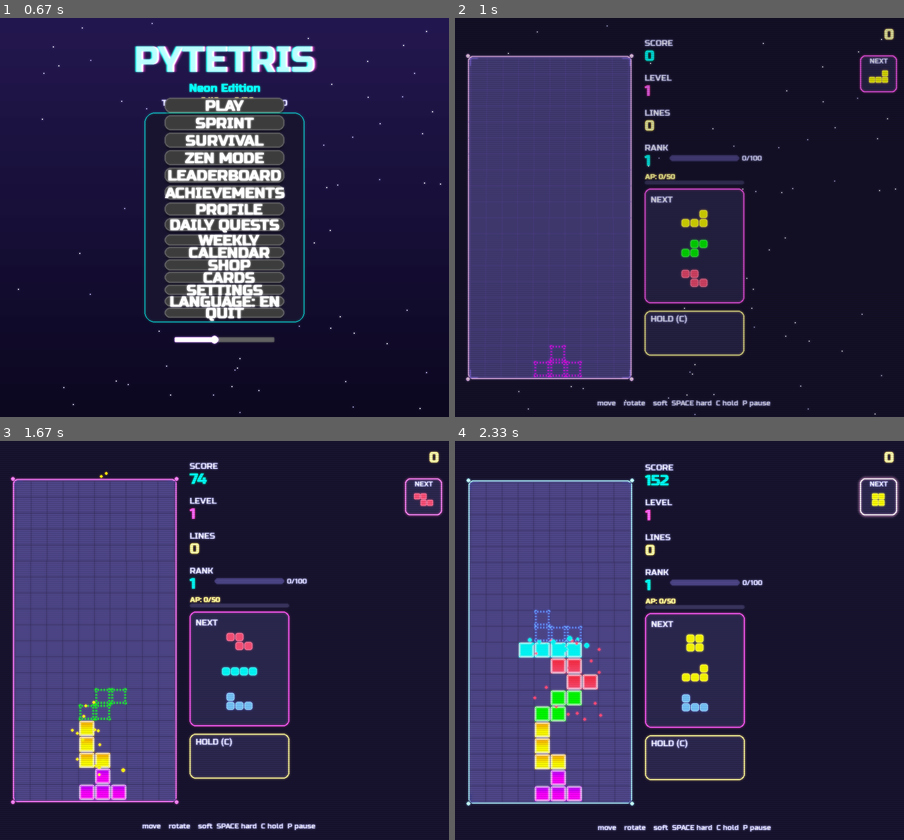
Above: before the commit, frames 1-4 (two rows, left to right).
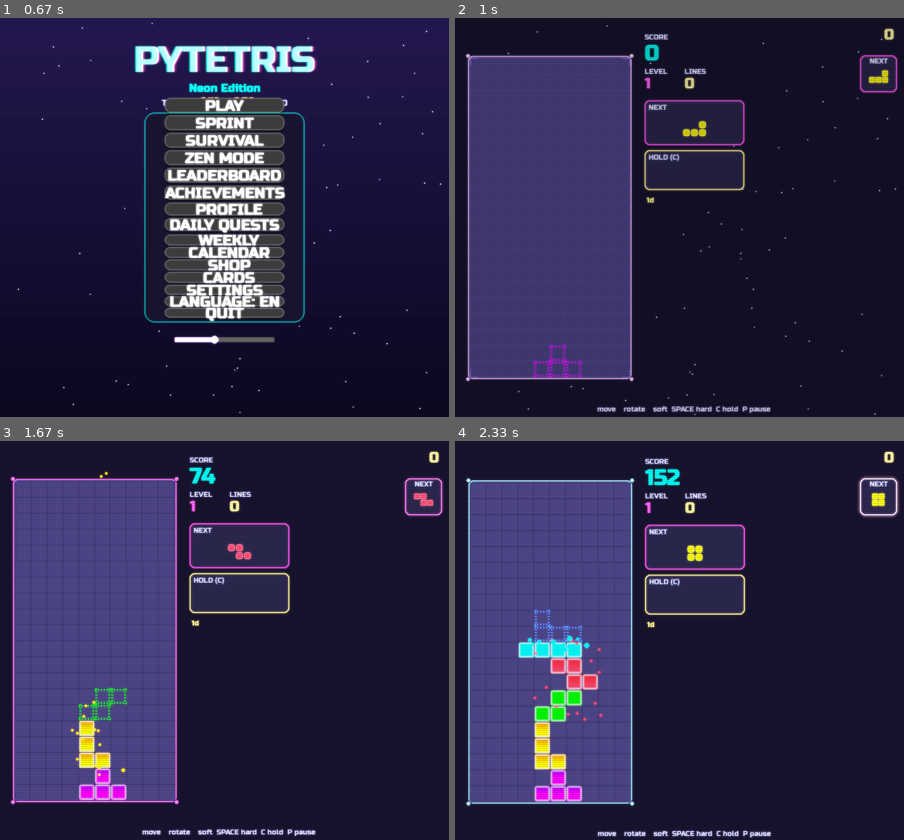
Above: after the commit, the same moments.

Repository: Folombas/PyGame2026
Game: pygame game, started from PyTetris/main.py
Same seed, same stepped clock (60 frames per second), same inputs: the game is played once before the commit and once after it.
Inputs (mouse positions are in pixels of both pictures, inside the frame that each line leads up to):
- Up to frame 1 (0.67 s): tap Enter at 0.33 s
- Up to frame 2 (1 s): click "🏅 0/10 🃏 0/20" at 0.72 s
- Up to frame 3 (1.67 s): tap Space at 1, 1.4 s; hold Up from 1.33 s (still down); move the mouse to (116, 644) at 1.37 s
- Up to frame 4 (2.33 s): tap Space at 1.7, 1.9, 2.2 s; release Up at 1.8 s; hold Right 1.83-2.3 s; move the mouse to (540, 580) at 1.87 s

Frame 1 is identical in both runs. In frame 2, 10% of the frame differs, in the area x 31-71%, y 3-99%; in frame 3, 15%; in frame 4, 15%, in the area x 31-71%, y 4-100%.

Commit message:
style(ui): compact HUD — only essentials, no clutter

Diff:
--- a/PyTetris/ui.py
+++ b/PyTetris/ui.py
@@ -861,119 +861,72 @@
     back_btn.rect.y = HEIGHT - 60
     back_btn.draw(surf)
 def draw_hud(surf, game, sidebar_x, t, meta):
+    """Компактный HUD — только самое нужное."""
     x = sidebar_x
-    y = 40
-    if getattr(game, 'mode', 'classic') == 'survival':
-        labels = [(locale.t("score"), str(game.score), ACCENT),
-                  (locale.t("lines"), str(game.lines), GOLD),
-                  ("GARBAGE", f"{int(game.garbage_timer/1000)}s", S.DANGER)]
-    elif getattr(game, 'mode', 'classic') == 'sprint':
-        labels = [(locale.t("time"), f"{game.elapsed_time/1000:.1f}s", ACCENT),
-                  (locale.t("goal"), f"{game.lines}/40", GOLD)]
-    else:
-        labels = [(locale.t("score"), str(game.score), ACCENT),
-                  (locale.t("level"), str(game.level), ACCENT2),
-                  (locale.t("lines"), str(game.lines), GOLD)]
-    for label, val, col in labels:
-        l = F_SMALL.render(label, True, MUTED)
-        surf.blit(l, (x, y))
-        v = F_H2.render(val, True, col)
-        # Обводка для цифр
-        v_outline = F_H2.render(val, True, (0, 0, 0))
-        surf.blit(v_outline, (x - 1, y + 18 - 1))
-        surf.blit(v_outline, (x + 1, y + 18 + 1))
-        surf.blit(v, (x, y + 18))
-        y += 70
-
-    player_level = meta.get('player_level', 1)
-    xp = meta.get('xp', 0)
-    xp_needed = meta.get('xp_needed', 100)
-    rank_lab = F_SMALL.render(locale.t("rank"), True, MUTED)
-    surf.blit(rank_lab, (x, y))
-    rank_val = F_H2.render(str(player_level), True, ACCENT)
-    surf.blit(rank_val, (x, y + 18))
-
-    bar_x = x + 50
-    bar_y = y + 25
-    bar_w, bar_h = 140, 12
-    pygame.draw.rect(surf, (40, 36, 70), (bar_x, bar_y, bar_w, bar_h), border_radius=6)
-    fill = min(1.0, xp / xp_needed) if xp_needed else 0
-    if fill > 0:
-        pygame.draw.rect(surf, ACCENT, (bar_x, bar_y, int(bar_w * fill), bar_h), border_radius=6)
-    xp_txt = F_TINY.render(f"{xp}/{xp_needed}", True, MUTED)
-    surf.blit(xp_txt, (bar_x + bar_w + 5, bar_y - 2))
-    y += 60
-
-    # Rank progression bar
-    try:
-        from meta import get_achievement_points, get_global_rank
-        from meta import PLAYER_TITLES
-        ap = get_achievement_points(meta)
-        rank = get_global_rank(meta)
-        # next rank threshold
-        next_th = None
-        for th, _, _, _ in PLAYER_TITLES:
-            if th > ap:
-                next_th = th
-                break
-        if next_th is not None:
-            prev_th = 0
-            for th, _, _, _ in PLAYER_TITLES:
-                if th <= ap:
-                    prev_th = th
-            range_size = next_th - prev_th
-            progress = (ap - prev_th) / range_size if range_size > 0 else 1.0
-            r_lab = F_TINY.render(f"AP: {ap}/{next_th}", True, GOLD)
-            surf.blit(r_lab, (x, y))
-            rbar = pygame.Rect(x, y + 16, 200, 8)
-            draw_progress_bar(surf, rbar.x, rbar.y, rbar.w, rbar.h, progress, GOLD)
-            y += 32
-    except Exception:
-        pass
-
-    # Next (3 pieces)
-    nb = pygame.Rect(x, y, 200, 230)
-    pygame.draw.rect(surf, (22, 20, 40), nb, border_radius=12)
-    pygame.draw.rect(surf, ACCENT2, nb, 2, border_radius=12)
-    lab = F_SMALL.render(locale.t("next"), True, MUTED)
-    surf.blit(lab, (x + 12, y + 12))
-
-    for i, piece in enumerate(game.next_queue):
-        draw_piece_mini(surf, piece.shape, piece.color,
-                        nb.centerx, nb.y + 60 + i * 60, cell=18)
-
-    y += 245
+    y = 30
+
+    # SCORE — большой
+    l = F_TINY.render(locale.t("score"), True, MUTED)
+    surf.blit(l, (x, y))
+    v = F_H1.render(str(game.score), True, ACCENT)
+    surf.blit(v, (x, y + 14))
+    y += 14 + 55
+
+    # LEVEL + LINES в строку
+    ll = F_TINY.render(locale.t("level"), True, MUTED)
+    surf.blit(ll, (x, y))
+    lv = F_TINY.render(locale.t("lines"), True, MUTED)
+    surf.blit(lv, (x + 80, y))
+    v1 = F_H2.render(str(game.level), True, ACCENT2)
+    surf.blit(v1, (x, y + 14))
+    v2 = F_H2.render(str(game.lines), True, GOLD)
+    surf.blit(v2, (x + 80, y + 14))
+    y += 14 + 42 + 10
+
+    # NEXT
+    nb = pygame.Rect(x, y, 200, 90)
+    pygame.draw.rect(surf, (22, 20, 40), nb, border_radius=10)
+    pygame.draw.rect(surf, ACCENT2, nb, 2, border_radius=10)
+    lab = F_TINY.render(locale.t("next"), True, MUTED)
+    surf.blit(lab, (nb.x + 8, nb.y + 6))
+    if hasattr(game, 'next_queue') and game.next_queue:
+        p = game.next_queue[0]
+        draw_piece_mini(surf, p.shape, p.color, nb.centerx, nb.centery + 12, cell=16)
+    y += 90 + 10
 
     # HOLD
-    hb = pygame.Rect(x, y, 200, 90)
-    pygame.draw.rect(surf, (22, 20, 40), hb, border_radius=12)
-    pygame.draw.rect(surf, GOLD, hb, 2, border_radius=12)
-    hl = F_SMALL.render(locale.t("hold") + " (C)", True, MUTED)
-    surf.blit(hl, (x + 12, y + 6))
+    hb = pygame.Rect(x, y, 200, 80)
+    pygame.draw.rect(surf, (22, 20, 40), hb, border_radius=10)
+    pygame.draw.rect(surf, GOLD, hb, 2, border_radius=10)
+    lab = F_TINY.render(locale.t("hold") + " (C)", True, MUTED)
+    surf.blit(lab, (hb.x + 8, hb.y + 6))
     if game.hold:
         hc = COLORS[game.hold]
         hs = SHAPES[game.hold]
         dim = game.hold_used
         col = tuple(c // 2 for c in hc) if dim else hc
-        draw_piece_mini(surf, hs, col, hb.centerx, hb.centery + 5, cell=20)
-
-    # T-spin / PC счётчики
-    tspins = getattr(game, 'tspin_count', 0)
-    pcs = meta.get('stats', {}).get('perfect_clears', 0) if meta else 0
-    if tspins > 0:
-        tt = F_TINY.render(f"T-SPIN x{tspins}", True, ACCENT2)
-        surf.blit(tt, (x, y + 240))
-    if pcs > 0:
-        pt = F_TINY.render(f"PC x{pcs}", True, GOLD)
-        surf.blit(pt, (x, y + 258))
-
+        draw_piece_mini(surf, hs, col, hb.centerx, hb.centery + 10, cell=16)
+    y += 80 + 12
+
+    # Streak + Coins (компактно в одну строку)
+    bits = []
+    streak = meta.get('daily_streak', 0) if meta else 0
+    coins = meta.get('coins', 0) if meta else 0
+    if streak > 0: bits.append(f"🔥{streak}d")
+    if coins > 0: bits.append(f"🪙{coins}")
+    if bits:
+        info = F_TINY.render("  ".join(bits), True, GOLD)
+        surf.blit(info, (x, y))
+        y += 18
+
+    # COMBO внизу
     if game.combo > 1:
         c = F_H2.render(f"COMBO x{game.combo}", True, GOLD)
         surf.blit(c, c.get_rect(midtop=(x + 100, HEIGHT - 80)))
 
+    # Controls hint
     hint = F_TINY.render(locale.t("controls"), True, MUTED)
-    surf.blit(hint, hint.get_rect(midbottom=(WIDTH // 2, HEIGHT - 20)))
-
+    surf.blit(hint, hint.get_rect(midbottom=(WIDTH // 2, HEIGHT - 8)))
 
 def draw_stats(surf, meta):
     from meta import get_achievement_points, get_global_rank, get_ap_bonus
